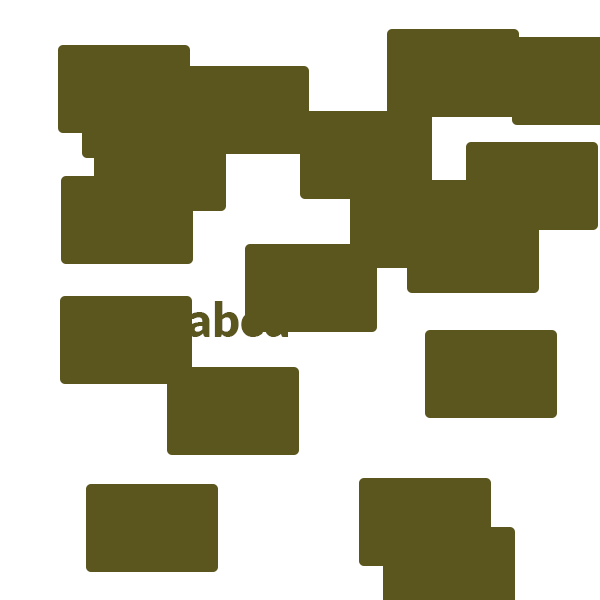
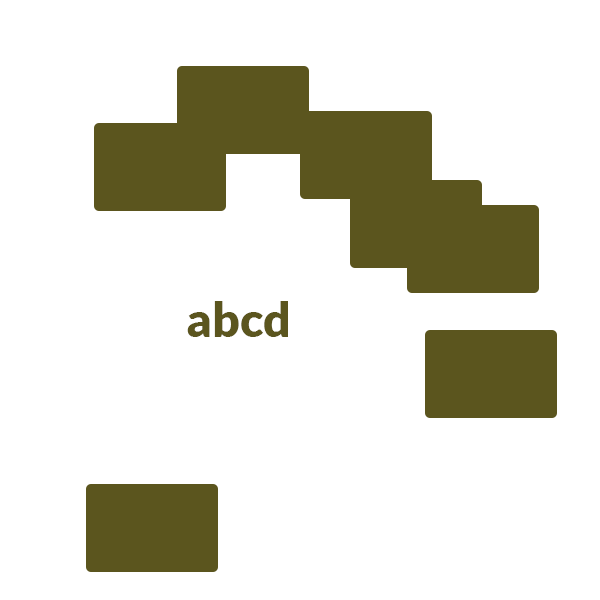
The second w=600, h=600 image is a revision of the first. Changes to its layers:
removed layer "Rounded Rectangle 18" over box(58, 45, 190, 133)
removed layer "Rounded Rectangle 17" over box(82, 70, 178, 158)
removed layer "Rounded Rectangle 16" over box(359, 478, 491, 566)
removed layer "Rounded Rectangle 15" over box(61, 176, 193, 264)
removed layer "Rounded Rectangle 14" over box(245, 244, 377, 332)
removed layer "Rounded Rectangle 13" over box(383, 527, 515, 600)
removed layer "Rounded Rectangle 12" over box(387, 29, 519, 117)
removed layer "Rounded Rectangle 11" over box(466, 142, 598, 230)
removed layer "Rounded Rectangle 10" over box(60, 296, 192, 384)
removed layer "Rounded Rectangle 9" over box(512, 37, 600, 125)
removed layer "Rounded Rectangle 8" over box(167, 367, 299, 455)
